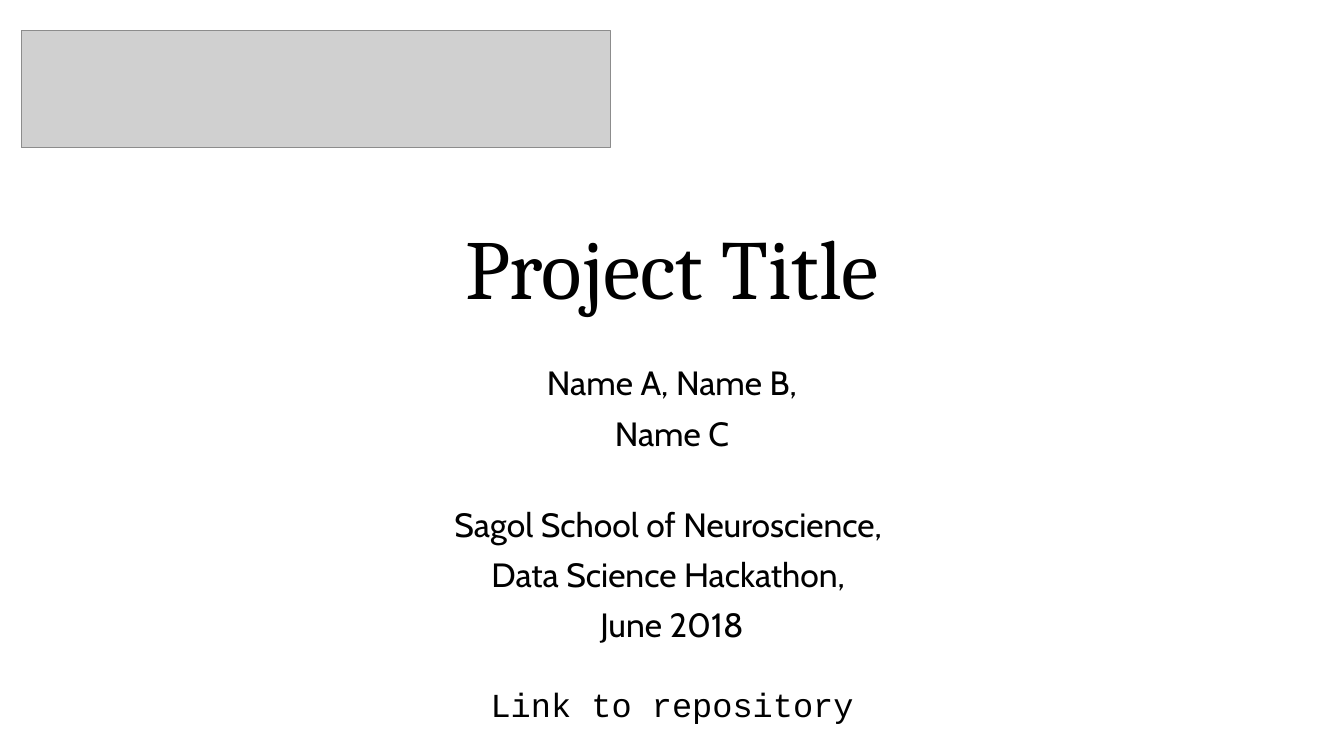
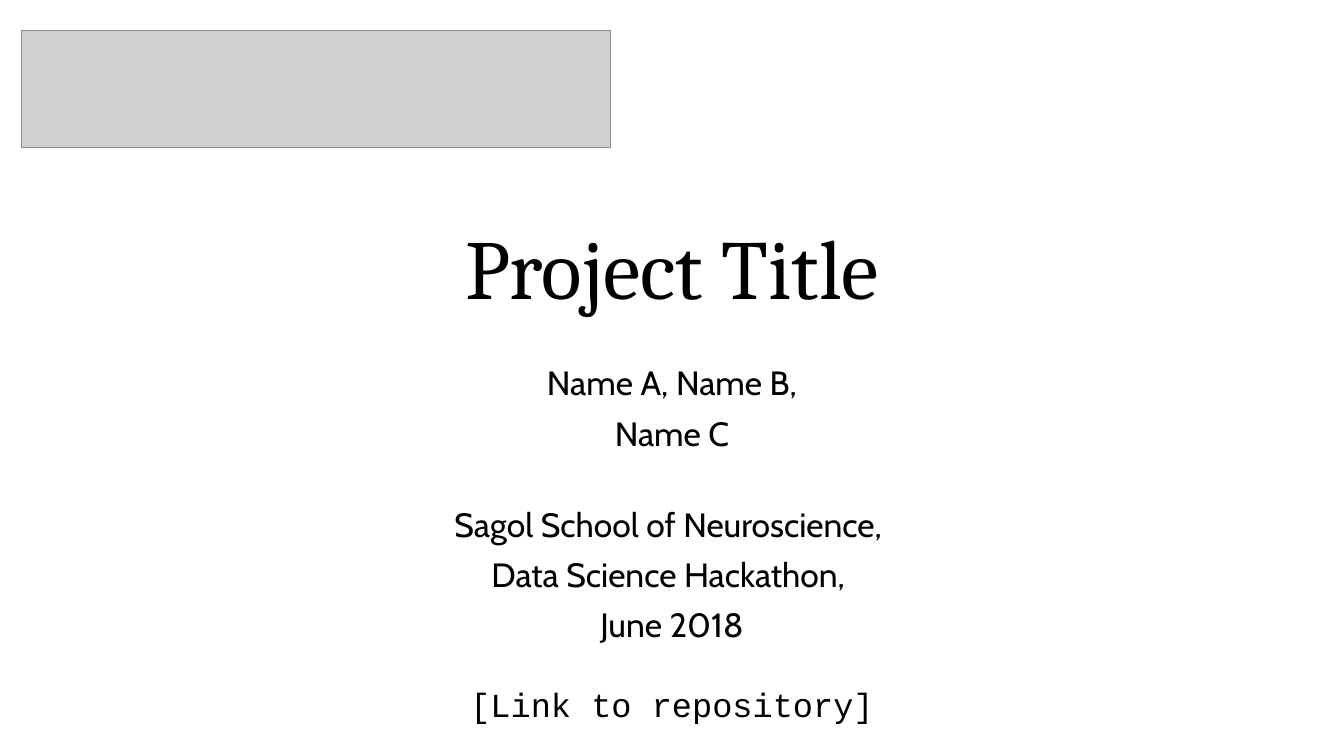
Before and after one commit to sagol-python-for-neuroscientists/textbook-public, a slide deck: slide 9 of hackathon_master.pptx. Drawn at 1344x756 pixels with LibreOffice and Linux fonts; fonts in the diff are those of the drawing; grey boxes stand for pictures. Boxes give left, top, right and bottom in pixels: in the first picture for what was removed or moved away, otherwise in the second. Text is boxed around its words. In the diff, an @@ line names an element or a change of style, - is before the commit and + after.

```diff
--- a/hackathon_master.pptx
+++ b/hackathon_master.pptx
@@ text at (470,692,874,724): text changed @@
-Link to repository
+[Link to repository]
```
Also in this commit, not shown: 4 other slides changed.
